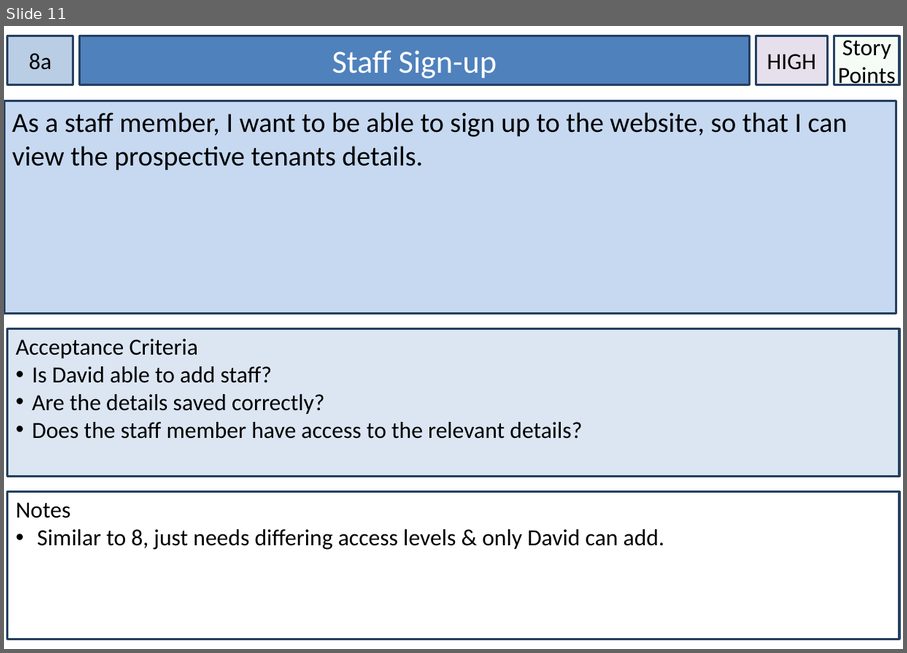
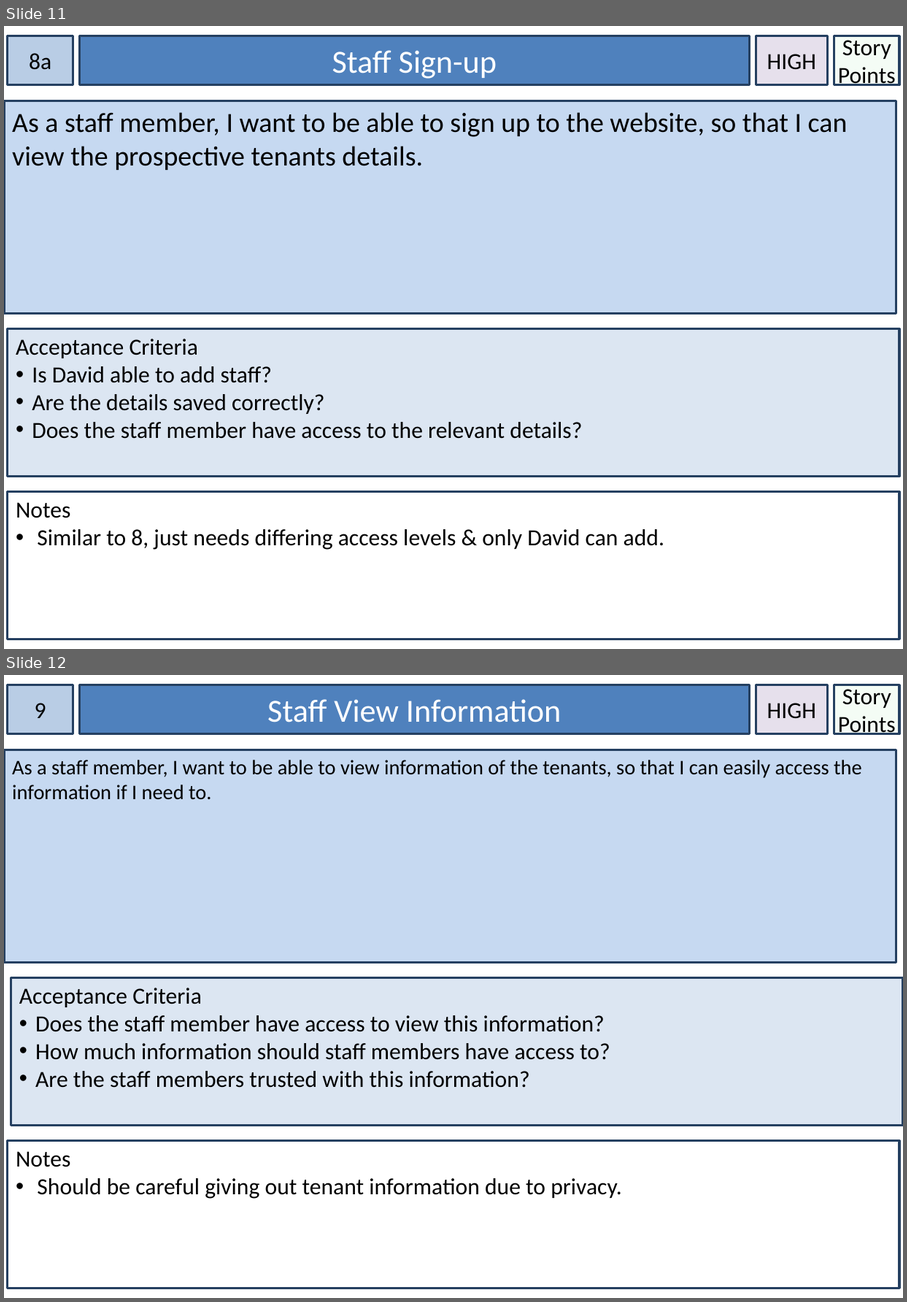
Before and after one commit to neeby/flowerpotmen, a slide deck: Things.pptx. Shown one above the other, each under a label of ours: slide 11 before the commit, slides 11 and 12 after it. The pictures are 907x653 and 907x1302 pixels, drawn with LibreOffice and Linux fonts; fonts in the diff are those of the drawing. Boxes give left, top, right and bottom in pixels: in the first picture for what was removed or moved away, otherwise in the second. Text is boxed around its words. In the diff, an @@ line names an element or a change of style, - is before the commit and + after.

Commit message:
Add files via upload
added 9,11,12,14,15,16

```diff
--- a/Things.pptx
+++ b/Things.pptx
@@ slide 12 added at bbox=[4, 675, 903, 1298], background #FFFFFF @@
@@ rectangle added at bbox=[8, 685, 73, 734], fill #B9CDE5, outline #254061 2 pt, 20 pt, text #000000 @@
+9
@@ rectangle added at bbox=[80, 685, 750, 734], fill #4F81BD, outline #254061 2 pt, 28 pt, text #FFFFFF @@
+Staff View Information
@@ rectangle added at bbox=[757, 685, 829, 734], fill #E6E0EC, outline #254061 2 pt, 20 pt, text #000000 @@
+HIGH
@@ rectangle added at bbox=[835, 685, 900, 734], fill #CCF0CD at 20% opacity, outline #254061 2 pt, 20 pt, text #000000 @@
+Story Points
@@ rectangle added at bbox=[4, 749, 897, 963], fill #C6D9F1, outline #254061 2 pt, 18 pt, text #000000 @@
+As a staff member, I want to be able to view information of the tenants, so that I can easily access the information if I need to.
@@ rectangle added at bbox=[11, 978, 903, 1125], fill #DCE6F2, outline #254061 2 pt, 20 pt, text #000000 @@
+Acceptance Criteria
+• Does the staff member have access to view this information?
+• How much information should staff members have access to?
+• Are the staff members trusted with this information?
@@ rectangle added at bbox=[8, 1141, 900, 1288], fill #FFFFFF, outline #254061 2 pt, 20 pt, text #000000 @@
+Notes
+• Should be careful giving out tenant information due to privacy.
```
Also in this commit, not shown: 4 other slides added.
